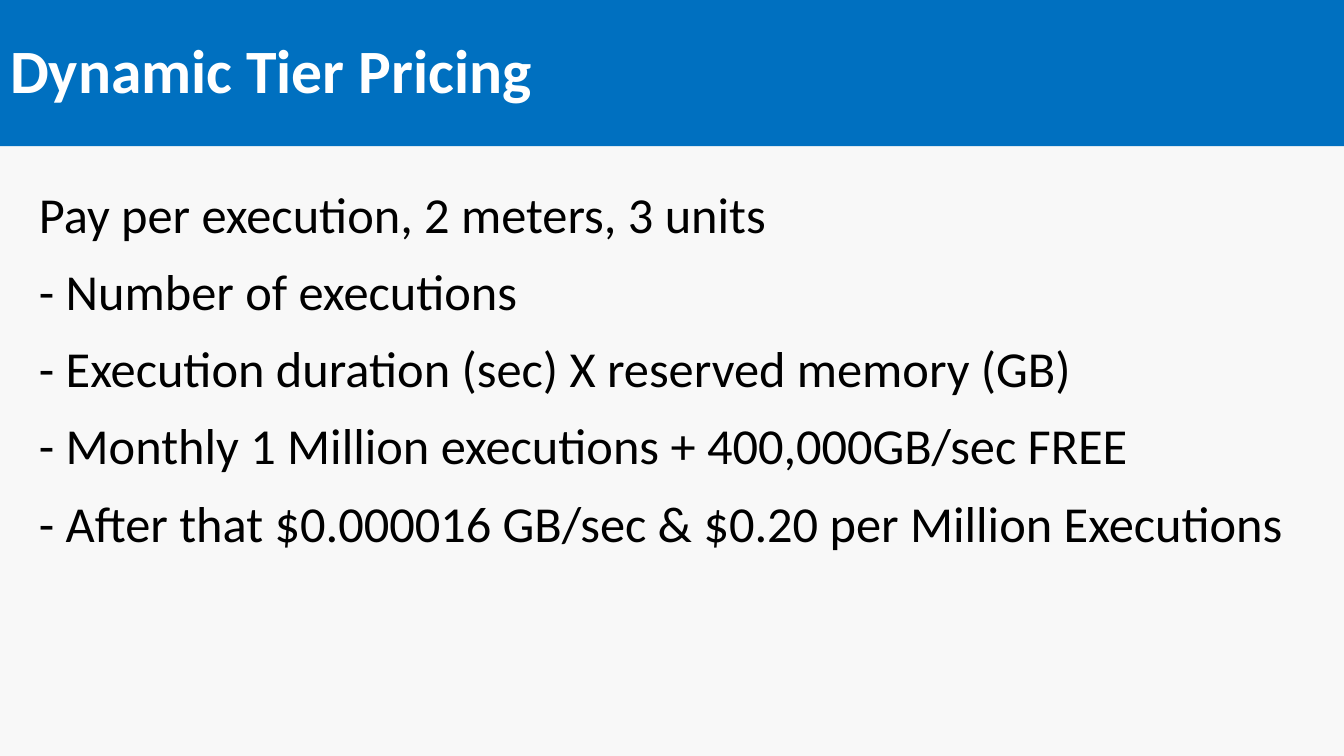
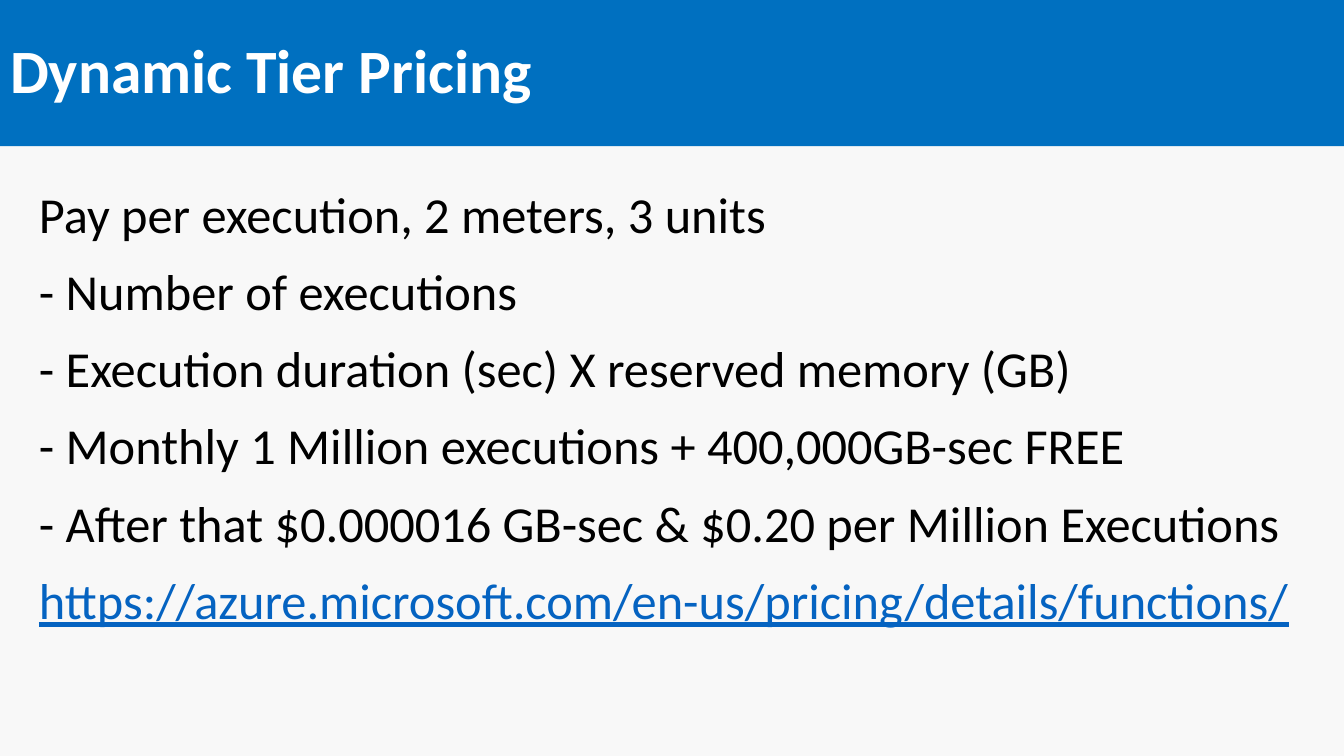
Before and after one commit to SeanFeldman/AzureFunctions-DotNet-YYC, a slide deck: slide 4 of AzureFunctions.pptx. Drawn at 1344x756 pixels with LibreOffice and Linux fonts; fonts in the diff are those of the drawing. Boxes give left, top, right and bottom in pixels: in the first picture for what was removed or moved away, otherwise in the second. Text is boxed around its words. In the diff, an @@ line names an element or a change of style, - is before the commit and + after.

```diff
--- a/AzureFunctions.pptx
+++ b/AzureFunctions.pptx
@@ text at box(66, 429, 1125, 472): text changed @@
-- Monthly 1 Million executions + 400,000GB/sec FREE
+- Monthly 1 Million executions + 400,000GB-sec FREE
@@ text at box(66, 507, 1280, 550): text changed @@
-- After that $0.000016 GB/sec & $0.20 per Million Executions
+- After that $0.000016 GB-sec & $0.20 per Million Executions
@@ text added at box(39, 584, 1288, 628), 36 pt, text #0563C1, underline @@
+https://azure.microsoft.com/en-us/pricing/details/functions/
```
Also in this commit, not shown: 1 other slide changed.
